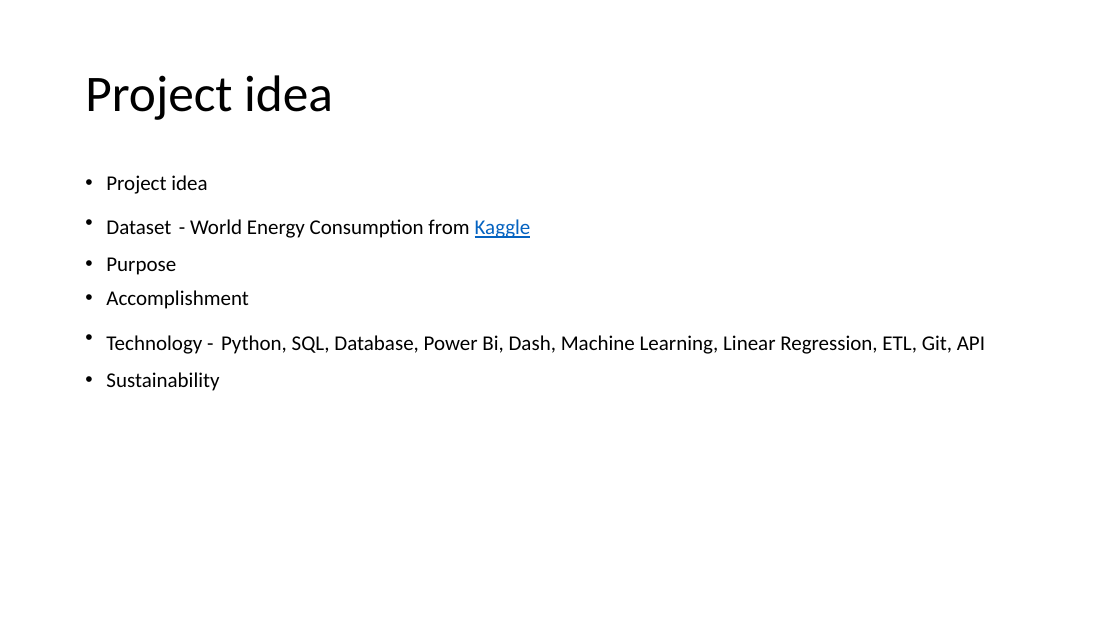
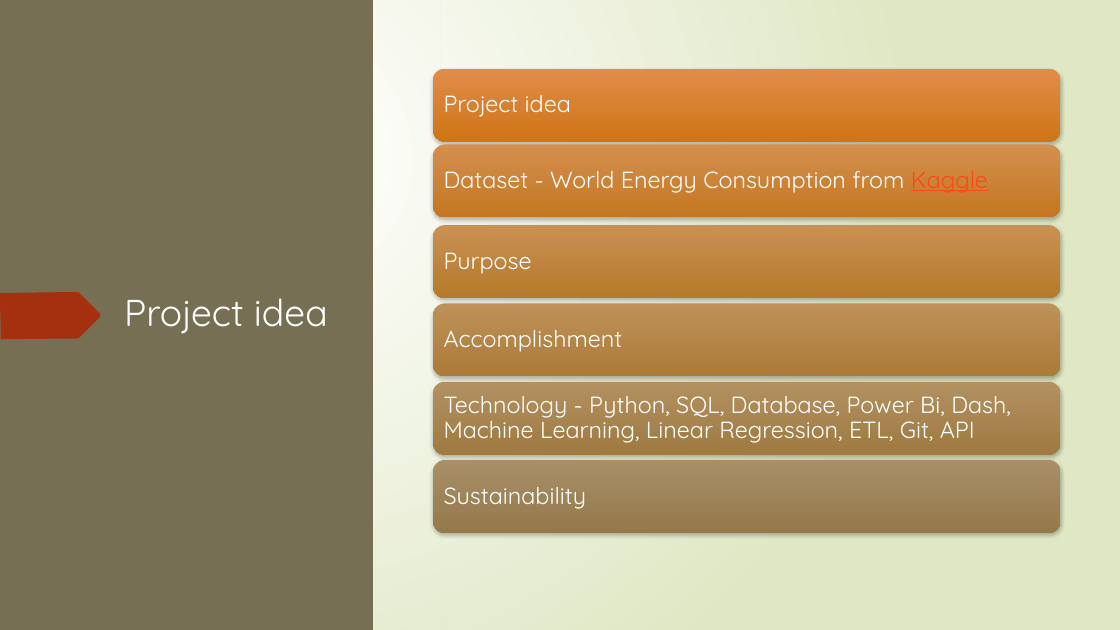
Before and after one commit to nscodechris/final_exam_aw_academy, a slide deck: slide 2 of Presentation1.pptx. Drawn at 1120x630 pixels with LibreOffice and Linux fonts; fonts in the diff are those of the drawing. Boxes give left, top, right and bottom in pixels: in the first picture for what was removed or moved away, otherwise in the second. Text is boxed around its words. In the diff, an @@ line names an element or a change of style, - is before the commit and + after.

Commit message:
updates

```diff
--- a/Presentation1.pptx
+++ b/Presentation1.pptx
@@ background #FFFFFF to gradient #FFFFFF to #DFE8C4 @@
@@ rectangle added at (x1=0, y1=0, x2=17, y2=630), fill #766F54 @@
@@ rectangle added at (x1=0, y1=0, x2=373, y2=630), fill #766F54 @@
@@ rectangle added at (x1=440, y1=0, x2=1120, y2=630), fill gradient #FFFFFF to #DFE8C4 @@
@@ freeform shape added at (x1=0, y1=66, x2=146, y2=112), fill #A53010 @@
@@ text removed at (x1=106, y1=175, x2=985, y2=391) @@
-• Project idea
-• Dataset - World Energy Consumption from Kaggle
-• Purpose
-• Accomplishment
-• Technology - Python, SQL, Database, Power Bi, Dash, Machine Learning, Linear Regression, ETL, Git, API
-• Sustainability
@@ freeform shape added at (x1=0, y1=292, x2=101, y2=339), fill #A53010 @@
@@ title "Project idea" moved from (x1=85, y1=75, x2=333, y2=120) to (x1=124, y1=298, x2=328, y2=334) @@
@@ title "Project idea" at (x1=124, y1=298, x2=328, y2=334): size 44 to 32 pt, font Calibri to Quicksand, text colour #000000 to #FFFFFF; line spacing 0.9 to 1; vertical alignment middle to top @@
@@ group added at (x1=433, y1=69, x2=1060, y2=534): 6 rounded rectangles, 6 texts @@
+Project idea
+Dataset - World Energy Consumption from Kaggle
+Purpose
+Accomplishment
+Technology - Python, SQL, Database, Power Bi, Dash, Machine Learning, Linear Regression, ETL, Git, API
+Sustainability
@@ group added at (x1=0, y1=237, x2=130, y2=630): 5 freeform shapes @@
@@ group added at (x1=3, y1=0, x2=132, y2=630): 5 freeform shapes @@
```
Also in this commit, not shown: 8 other slides changed, 1 slide added.
